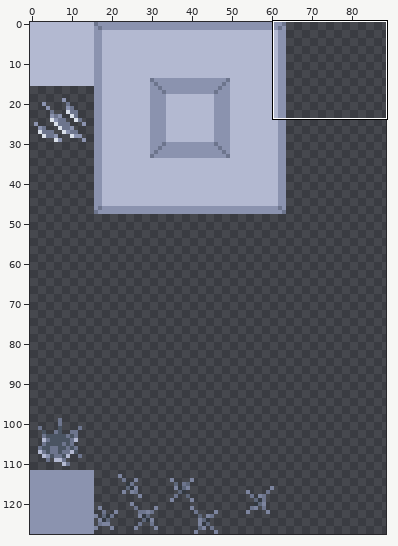
Sprite sheet, stored at Assets/Sprites/Tiles.png. Above, an overview of the earlier version with the close-up marked.
Close-up. Earlier state:
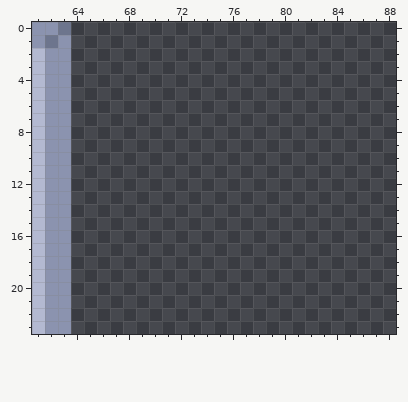
The file is 128x128 pixels. Shown: x 61..88, y 0..23. The wide view leaves out empty margins.
Once edited:
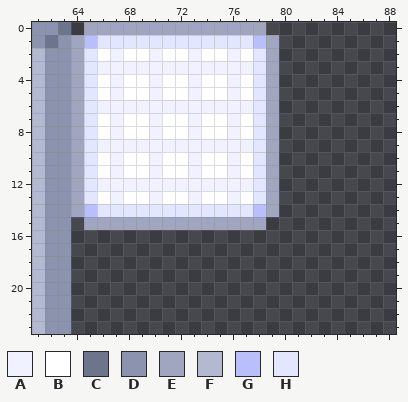
Palette (. is transparent): A #f1f2ff  B #ffffff  C #6d758d  D #8b93af  E #a0a6c0  F #b3b9d1  G #b9bffb  H #e3e6ff
Edits made:
y 0: x 65..78 .............. -> EEEEEEEEEEEEEE
y 1: x 64..79 ................ -> EGHHHHHHHHHHHHGE
y 2: x 64..79 ................ -> EHBABBABBABBABHE
y 3: x 64..79 ................ -> EHAAAAAAAAAAAAHE
y 4..5: x 64..79 ................ -> EHBABBABBABBABHE
y 6: x 64..79 ................ -> EHAAAAAAAAAAAAHE
y 7..8: x 64..79 ................ -> EHBABBABBABBABHE
y 9: x 64..79 ................ -> EHAAAAAAAAAAAAHE
y 10..11: x 64..79 ................ -> EHBABBABBABBABHE
y 12: x 64..79 ................ -> EHAAAAAAAAAAAAHE
y 13: x 64..79 ................ -> EHBABBABBABBABHE
y 14: x 64..79 ................ -> EGHHHHHHHHHHHHGE
y 15: x 65..78 .............. -> EEEEEEEEEEEEEE
